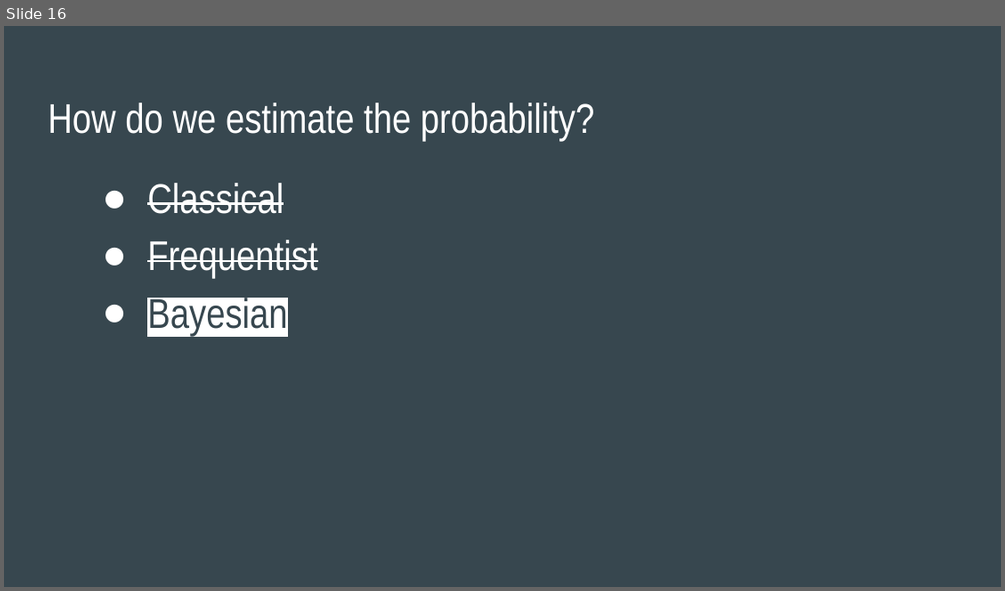
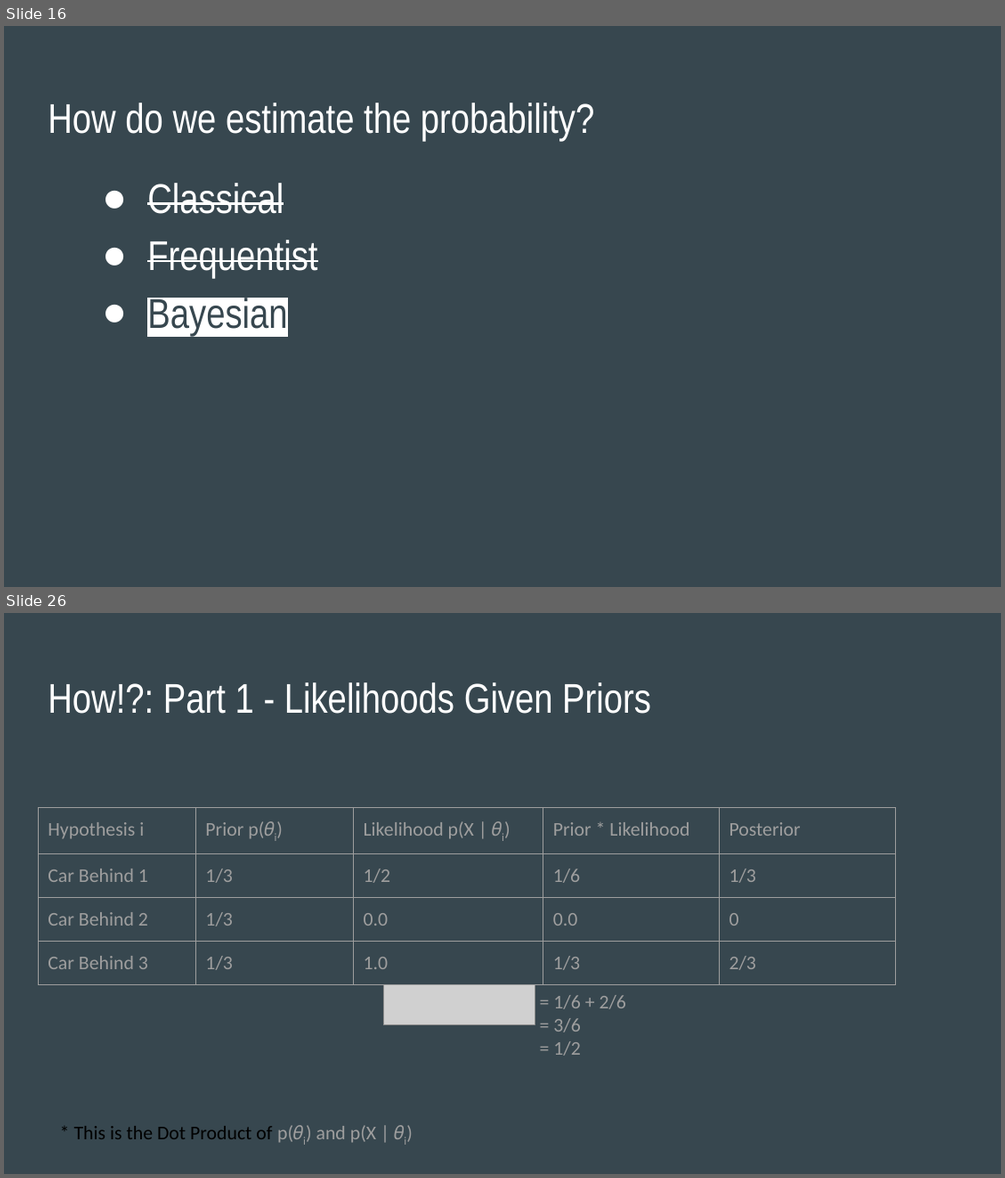
Before and after one commit to SThornewillvE/Hamburg_DS_Meetup_Bayesian-Stats_Intro, a slide deck: slides/intro_to_bayes_slides.pptx. Shown one above the other, each under a label of ours: slide 16 before the commit, slides 16 and 26 after it; the slides between them are not shown. The pictures are 1005x591 and 1005x1178 pixels, drawn with LibreOffice and Linux fonts; fonts in the diff are those of the drawing; grey boxes stand for pictures. Boxes give left, top, right and bottom in pixels: in the first picture for what was removed or moved away, otherwise in the second. Text is boxed around its words. In the diff, an @@ line names an element or a change of style, - is before the commit and + after.

Commit message:
Complete slides up to conjugate priors

```diff
--- a/slides/intro_to_bayes_slides.pptx
+++ b/slides/intro_to_bayes_slides.pptx
@@ slide 26 added at bbox=[4, 613, 1001, 1174], background #37474F @@
@@ title added at bbox=[48, 682, 651, 714], 30 pt, text #FFFFFF @@
+How!?: Part 1 - Likelihoods Given Priors
@@ table added at bbox=[38, 807, 895, 1135], 4 rows, 5 columns @@
+Hypothesis i | Prior p(𝜃i) | Likelihood p(X | 𝜃i) | Prior * Likelihood | Posterior
+Car Behind 1 | 1/3 | 1/2 | 1/6 | 1/3
+Car Behind 2 | 1/3 | 0.0 | 0.0 | 0
+Car Behind 3 | 1/3 | 1.0 | 1/3 | 2/3
@@ picture added at bbox=[384, 985, 535, 1025] @@
@@ text added at bbox=[553, 995, 626, 1055], 14 pt, text #9E9E9E @@
+= 1/6 + 2/6
+= 3/6
+= 1/2
@@ text added at bbox=[74, 1125, 376, 1143], 14 pt, text #000000 @@
+* This is the Dot Product of p(𝜃i) and p(X | 𝜃i)
```
Also in this commit, not shown: 1 slide changed, 22 other slides added, 2 slides removed, 1 other file.
